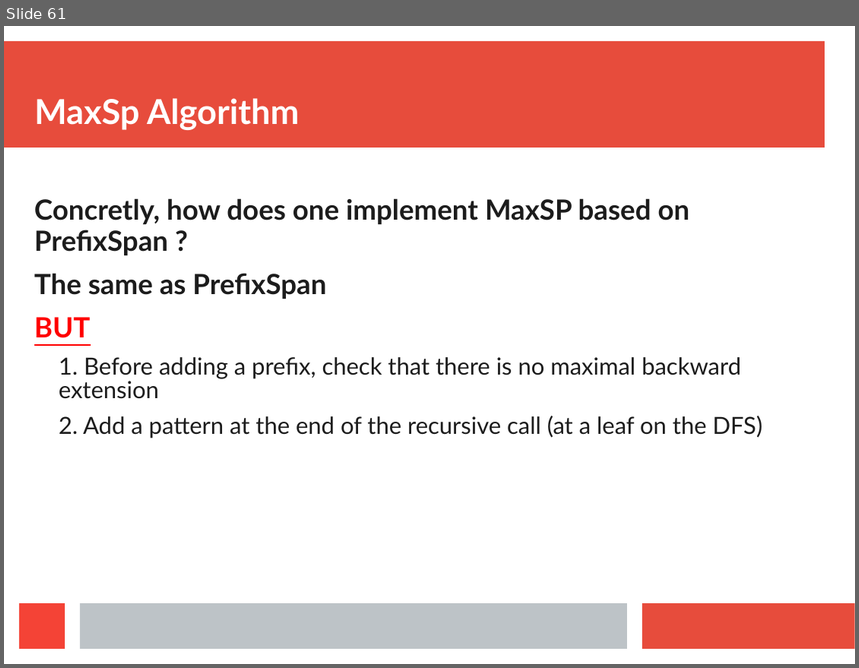
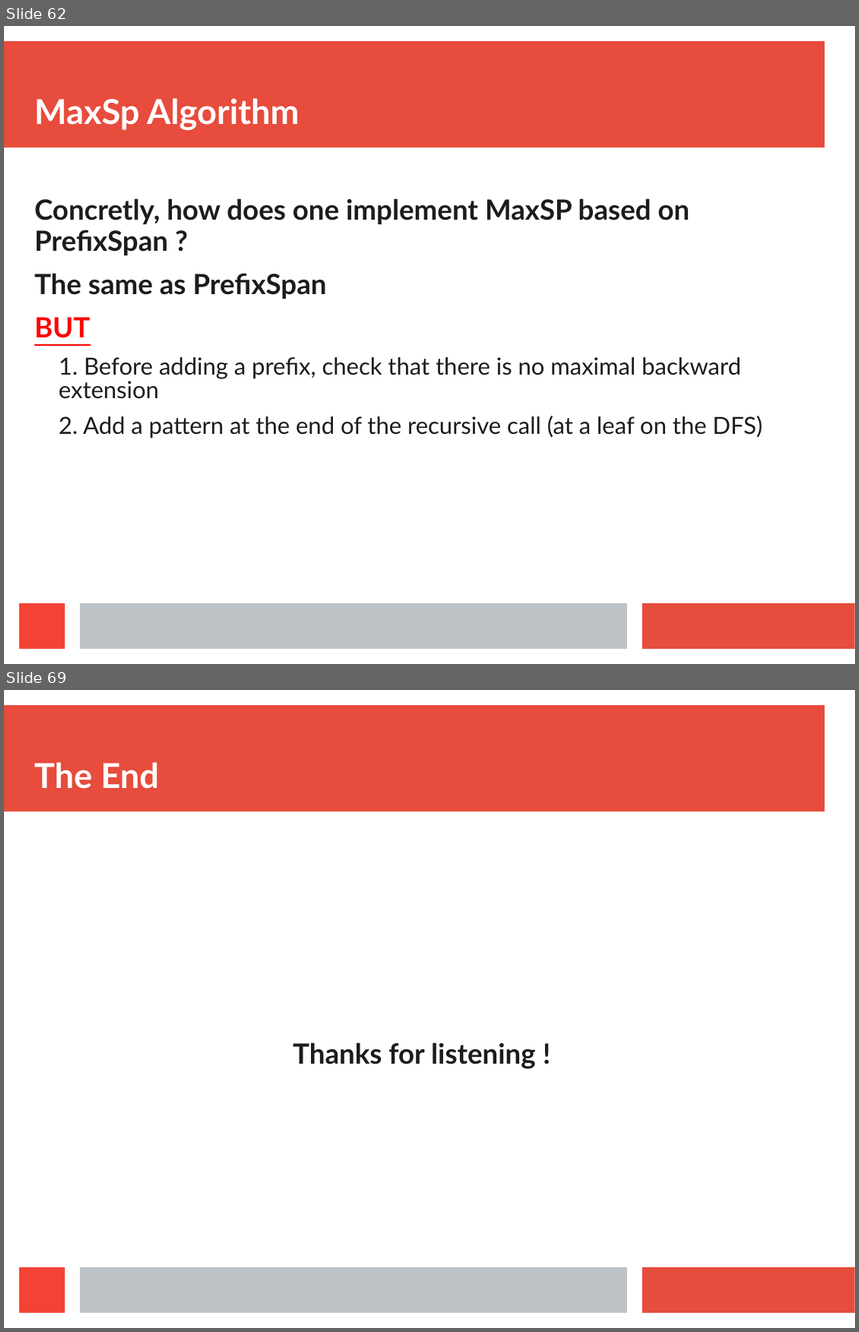
Before and after one commit to Symeon94/iaseminar, a slide deck: presentation/Presentation.ppt. Shown one above the other, each under a label of ours: slide 61 before the commit, slides 62 and 69 after it; the slides between them are not shown. The pictures are 859x668 and 859x1332 pixels, drawn with LibreOffice and Linux fonts; fonts in the diff are those of the drawing. Boxes give left, top, right and bottom in pixels: in the first picture for what was removed or moved away, otherwise in the second. Text is boxed around its words. In the diff, an @@ line names an element or a change of style, - is before the commit and + after.

```diff
--- a/presentation/Presentation.ppt
+++ b/presentation/Presentation.ppt
@@ slide 69 added at box(4, 690, 855, 1328), background #FFFFFF; not listed: 4 template elements that a slide beside it also shows @@
@@ title added at box(34, 762, 159, 789), 32 pt, text #FFFFFF, bold @@
+The End
@@ subtitle added at box(293, 1043, 536, 1069), 26 pt, text #1C1C1C, bold @@
+Thanks for listening !
@@ what was slide 61 is now slide 62 @@
```
Also in this commit, not shown: 30 slides changed, 7 other slides added, 2 slides removed, 3 other files.
